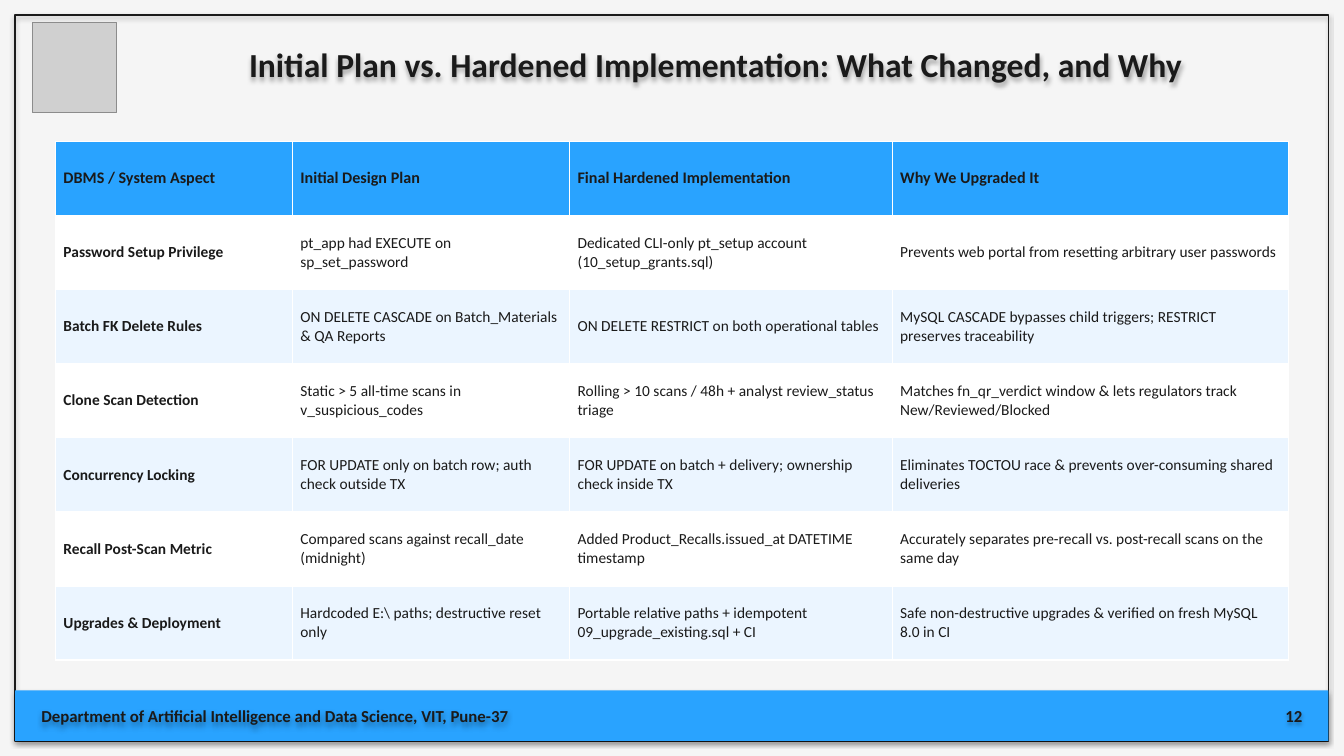
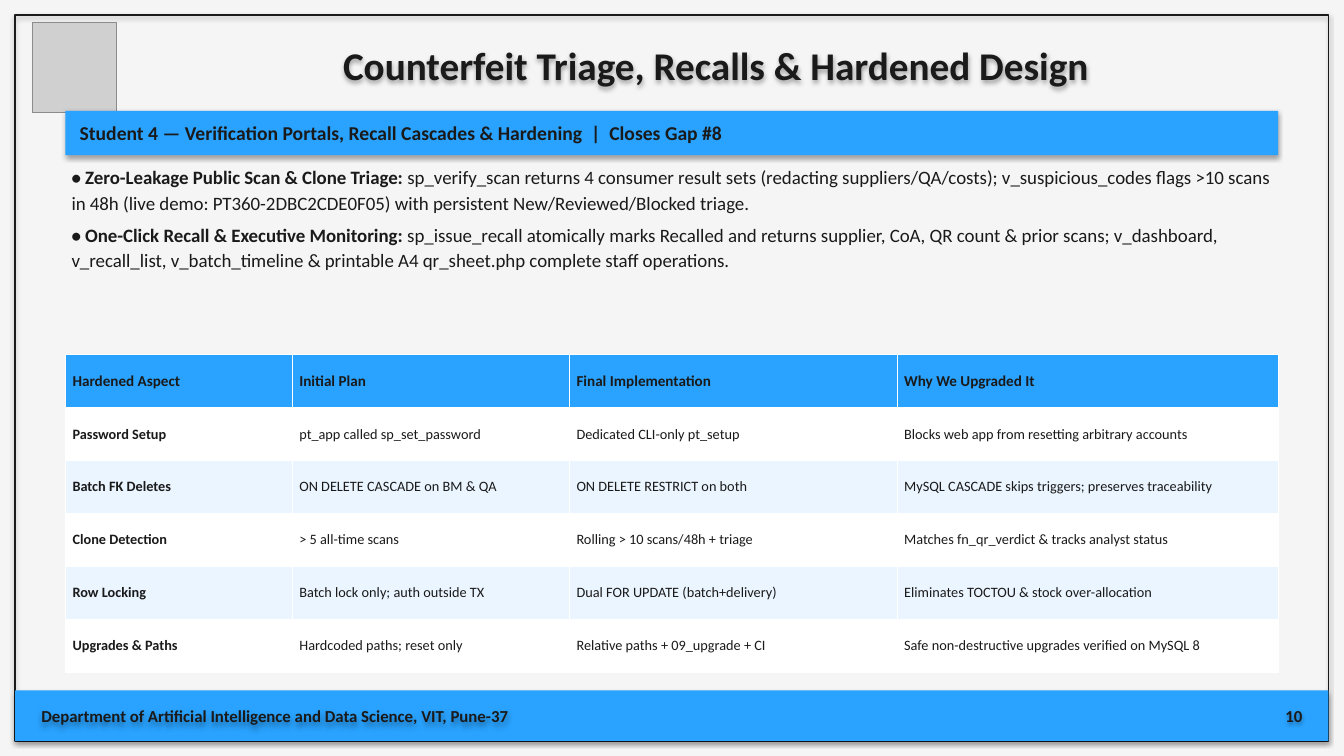
Before and after one commit to AdityaB411/PharmaTrace360, a slide deck: slide 10 of PharmaTrace360_Final_Presentation.pptx (slide 12 before the commit). Drawn at 1344x756 pixels with LibreOffice and Linux fonts; fonts in the diff are those of the drawing; grey boxes stand for pictures. Boxes give left, top, right and bottom in pixels: in the first picture for what was removed or moved away, otherwise in the second. Text is boxed around its words. In the diff, an @@ line names an element or a change of style, - is before the commit and + after.

Commit message:
docs: tighten PharmaTrace 360 presentation to 14 crisp slides

```diff
--- a/PharmaTrace360_Final_Presentation.pptx
+++ b/PharmaTrace360_Final_Presentation.pptx
@@ text at [343,52,1088,87]: text changed; size 24 to 28 pt @@
-Initial Plan vs. Hardened Implementation: What Changed, and Why
+Counterfeit Triage, Recalls & Hardened Design
@@ rectangle added at [66,111,1278,155], fill #29A3FF, 14 pt, text #1A1A1A, bold @@
+Student 4 — Verification Portals, Recall Cascades & Hardening | Closes Gap #8
@@ text added at [72,170,1269,270], 13.5 pt, text #1A1A1A @@
+• Zero-Leakage Public Scan & Clone Triage: sp_verify_scan returns 4 consumer result sets (redacting suppliers/QA/costs); v_suspicious_codes flags >10 scans in 48h (live demo: PT360-2DBC2CDE0F05) with persistent New/Reviewed/Blocked triage.
+• One-Click Recall & Executive Monitoring: sp_issue_recall atomically marks Recalled and returns supplier, CoA, QR count & prior scans; v_dashboard, v_recall_list, v_batch_timeline & printable A4 qr_sheet.php complete staff operations.
@@ table at [66,355,1278,673] @@
-row 1: DBMS / System Aspect | Initial Design Plan | Final Hardened Implementation | Why We Upgraded It
-row 2: Password Setup Privilege | pt_app had EXECUTE on sp_set_password | Dedicated CLI-only pt_setup account (10_setup_grants.sql) | Prevents web portal from resetting arbitrary user passwords
-row 3: Batch FK Delete Rules | ON DELETE CASCADE on Batch_Materials & QA Reports | ON DELETE RESTRICT on both operational tables | MySQL CASCADE bypasses child triggers; RESTRICT preserves traceability
-row 4: Clone Scan Detection | Static > 5 all-time scans in v_suspicious_codes | Rolling > 10 scans / 48h + analyst review_status triage | Matches fn_qr_verdict window & lets regulators track New/Reviewed/Blocked
-row 5: Concurrency Locking | FOR UPDATE only on batch row; auth check outside TX | FOR UPDATE on batch + delivery; ownership check inside TX | Eliminates TOCTOU race & prevents over-consuming shared deliveries
-row 6: Recall Post-Scan Metric | Compared scans against recall_date (midnight) | Added Product_Recalls.issued_at DATETIME timestamp | Accurately separates pre-recall vs. post-recall scans on the same day
-row 7: Upgrades & Deployment | Hardcoded E:\ paths; destructive reset only | Portable relative paths + idempotent 09_upgrade_existing.sql + CI | Safe non-destructive upgrades & verified on fresh MySQL 8.0 in CI
+row 1: Hardened Aspect | Initial Plan | Final Implementation | Why We Upgraded It
+row 2: Password Setup | pt_app called sp_set_password | Dedicated CLI-only pt_setup | Blocks web app from resetting arbitrary accounts
+row 3: Batch FK Deletes | ON DELETE CASCADE on BM & QA | ON DELETE RESTRICT on both | MySQL CASCADE skips triggers; preserves traceability
+row 4: Clone Detection | > 5 all-time scans | Rolling > 10 scans/48h + triage | Matches fn_qr_verdict & tracks analyst status
+row 5: Row Locking | Batch lock only; auth outside TX | Dual FOR UPDATE (batch+delivery) | Eliminates TOCTOU & stock over-allocation
+row 6: Upgrades & Paths | Hardcoded paths; reset only | Relative paths + 09_upgrade + CI | Safe non-destructive upgrades verified on MySQL 8
@@ table: place and size @@
-table at [55,141,1289,660]
+table at [66,355,1278,673]
@@ text at [1285,711,1302,722]: text changed @@
-12
+10
```
Also in this commit, not shown: 12 other slides changed, 3 slides removed.
